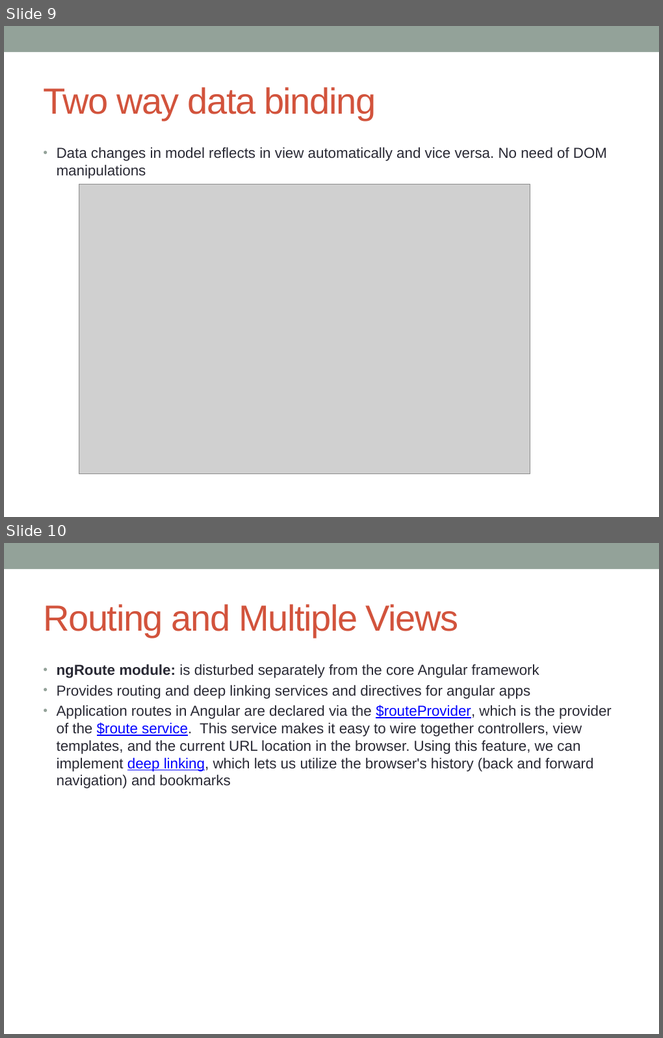
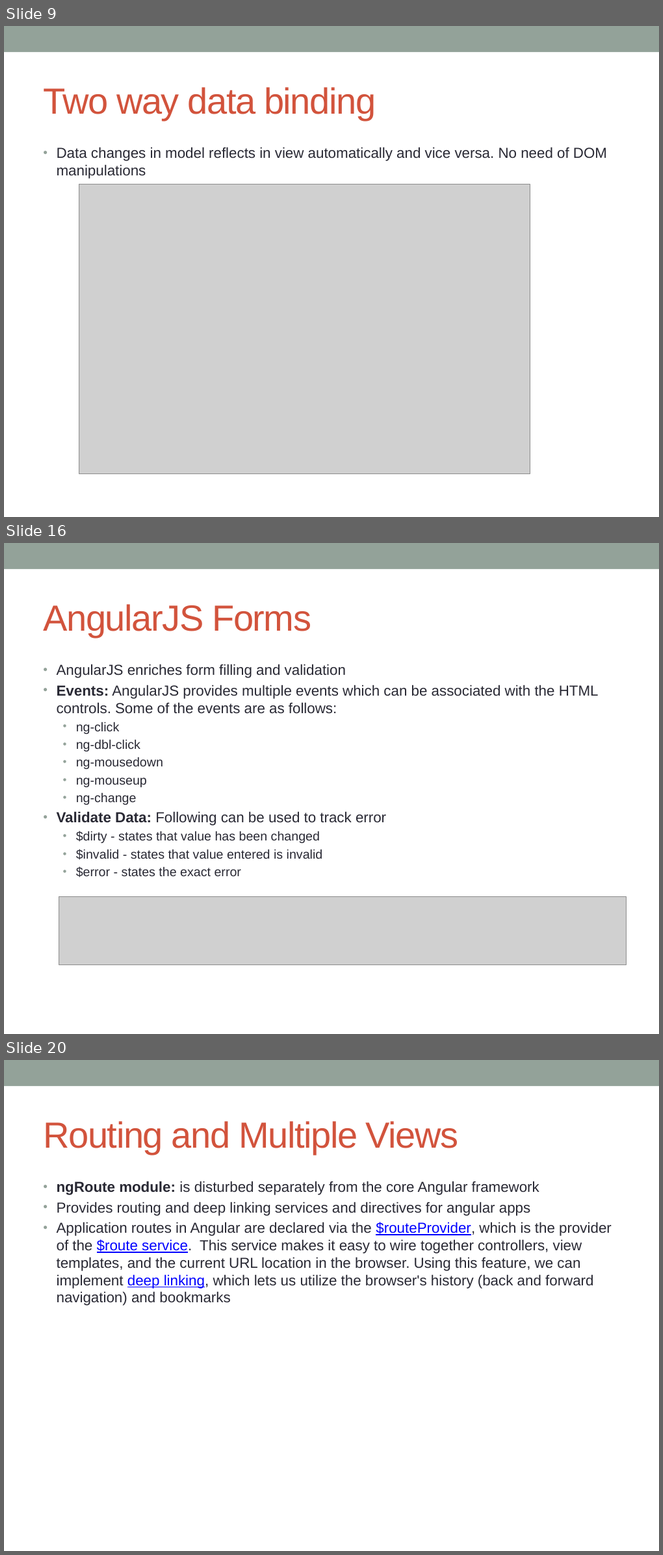
Before and after one commit to notionquest/ProjectDocumentation, a slide deck: AngularJS.pptx. Shown one above the other, each under a label of ours: slides 9 and 10 before the commit, slides 9, 16 and 20 after it; the slides between them are not shown. The pictures are 663x1038 and 663x1555 pixels, drawn with LibreOffice and Linux fonts; fonts in the diff are those of the drawing; grey boxes stand for pictures. Boxes give left, top, right and bottom in pixels: in the first picture for what was removed or moved away, otherwise in the second. Text is boxed around its words. In the diff, an @@ line names an element or a change of style, - is before the commit and + after.

Commit message:
AngularJS added more contents

```diff
--- a/AngularJS.pptx
+++ b/AngularJS.pptx
@@ slide 16 added at [4, 543, 659, 1034], background #FFFFFF; not listed: 1 template element that a slide beside it also shows @@
@@ title added at [43, 604, 311, 637], 40 pt, text #D2533C @@
+AngularJS Forms
@@ text added at [57, 664, 599, 878], 16 pt, text #292934 @@
+• AngularJS enriches form filling and validation
+• Events: AngularJS provides multiple events which can be associated with the HTML controls. Some of the events are as follows:
+  • ng-click
+  • ng-dbl-click
+  • ng-mousedown
+  • ng-mouseup
+  • ng-change
+• Validate Data: Following can be used to track error
+  • $dirty - states that value has been changed
+  • $invalid - states that value entered is invalid
+  • $error - states the exact error
@@ picture added at [59, 897, 627, 965] @@
@@ what was slide 10 is now slide 20 @@
```
Also in this commit, not shown: 2 slides changed, 11 other slides added.
